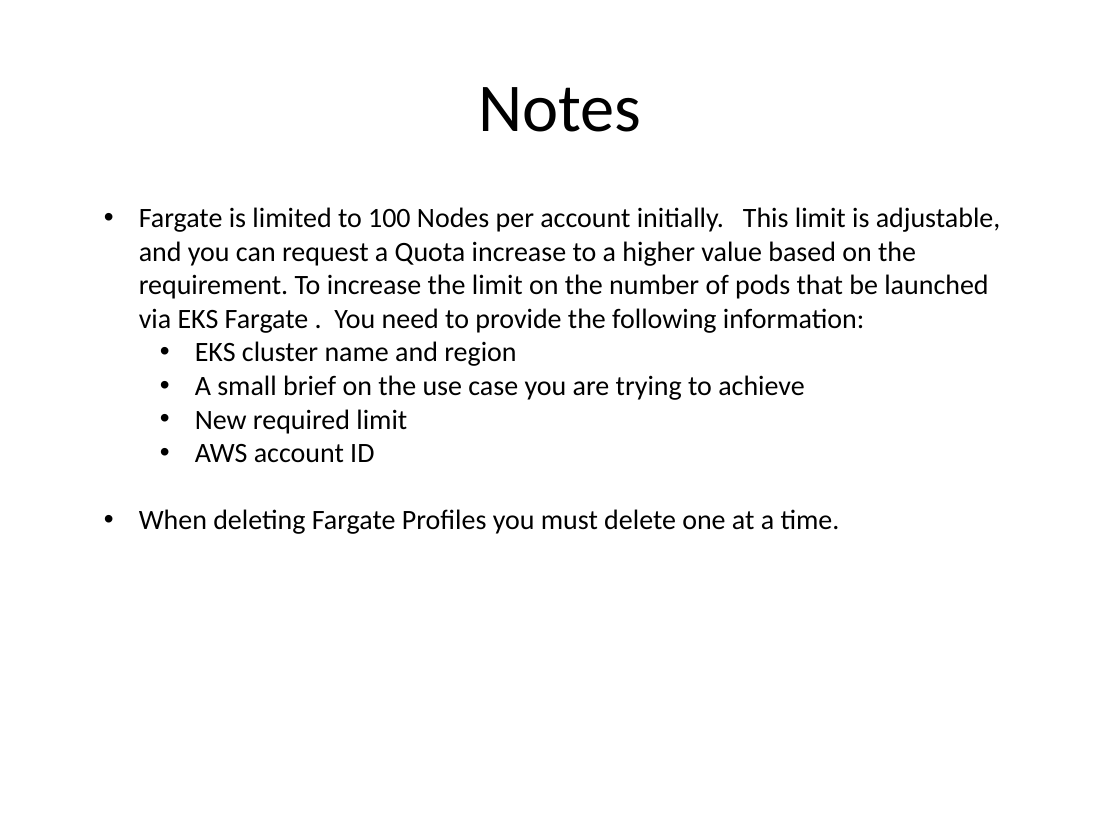
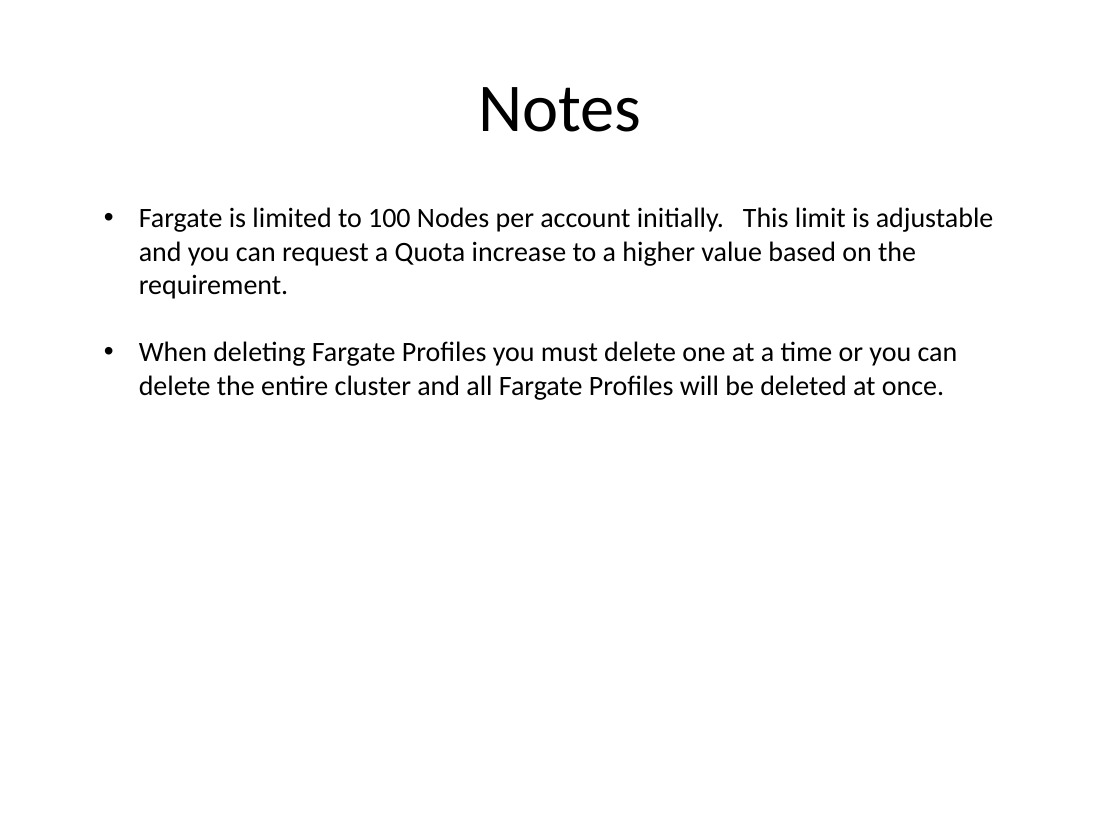
Before and after one commit to kskalvar/aws-eks-cluster-fargate-quickstart, a slide deck: slide 10 of slides/AWS-EKS-Cluster-Fargate-Quickstart.pptx (slide 9 before the commit). Drawn at 1120x840 pixels with LibreOffice and Linux fonts; fonts in the diff are those of the drawing; background and template pictures are left out. Boxes give left, top, right and bottom in pixels: in the first picture for what was removed or moved away, otherwise in the second. Text is boxed around its words. In the diff, an @@ line names an element or a change of style, - is before the commit and + after.

Commit message:
Update slides

```diff
--- a/slides/AWS-EKS-Cluster-Fargate-Quickstart.pptx
+++ b/slides/AWS-EKS-Cluster-Fargate-Quickstart.pptx
@@ text at [139, 207, 994, 400]: text changed @@
-• Fargate is limited to 100 Nodes per account initially. This limit is adjustable, and you can request a Quota increase to a higher value based on the requirement. To increase the limit on the number of pods that be launched via EKS Fargate . You need to provide the following information:
-  • EKS cluster name and region
-  • A small brief on the use case you are trying to achieve
-  • New required limit
-  • AWS account ID
-• When deleting Fargate Profiles you must delete one at a time.
+• Fargate is limited to 100 Nodes per account initially. This limit is adjustable and you can request a Quota increase to a higher value based on the requirement.
+• When deleting Fargate Profiles you must delete one at a time or you can delete the entire cluster and all Fargate Profiles will be deleted at once.
```
Also in this commit, not shown: 5 other slides changed, 1 slide added.
